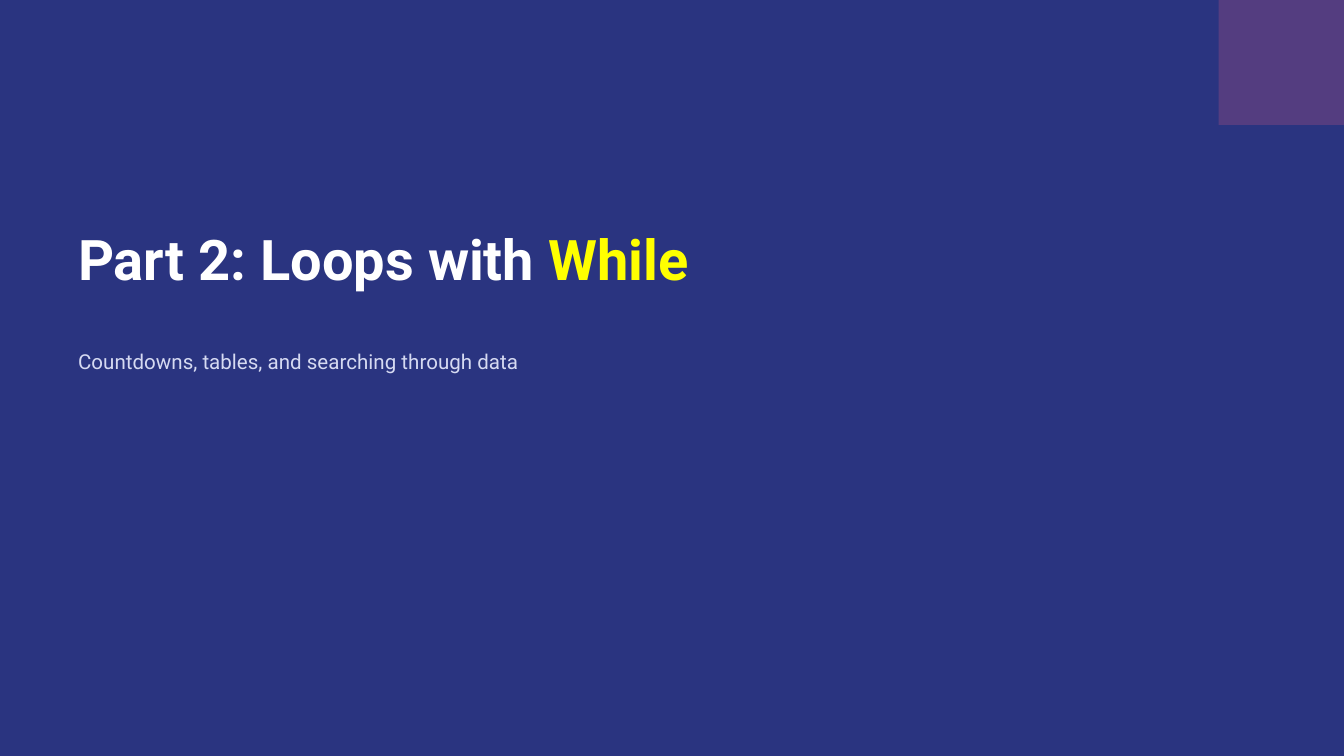
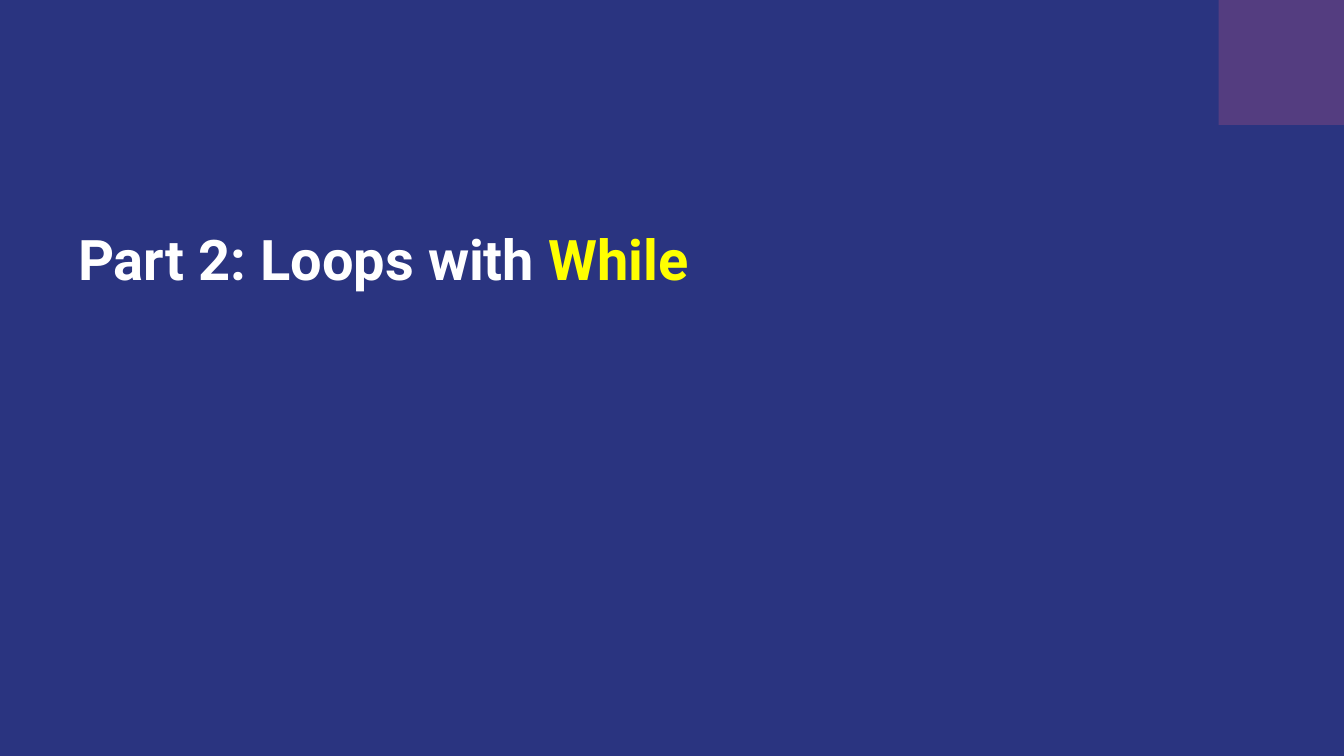
Before and after one commit to wg-training/wg-python-for-data-science-fundamental, a slide deck: slide 23 of slides/08 - Loop.pptx. Drawn at 1344x756 pixels with LibreOffice and Linux fonts; fonts in the diff are those of the drawing. Boxes give left, top, right and bottom in pixels: in the first picture for what was removed or moved away, otherwise in the second. Text is boxed around its words. In the diff, an @@ line names an element or a change of style, - is before the commit and + after.

```diff
--- a/slides/08 - Loop.pptx
+++ b/slides/08 - Loop.pptx
@@ text removed at (x1=78, y1=353, x2=518, y2=374) @@
-Countdowns, tables, and searching through data
```
Also in this commit, not shown: 3 other slides changed, 5 other files.
